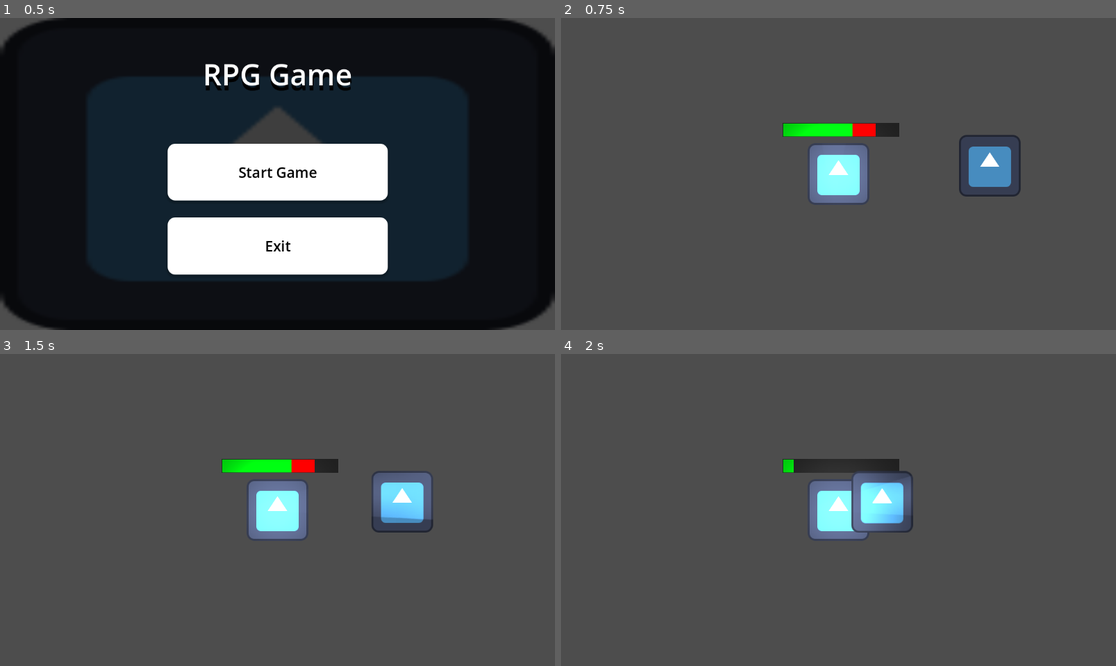
Above: before the commit, frames 1-4 (two rows, left to right).
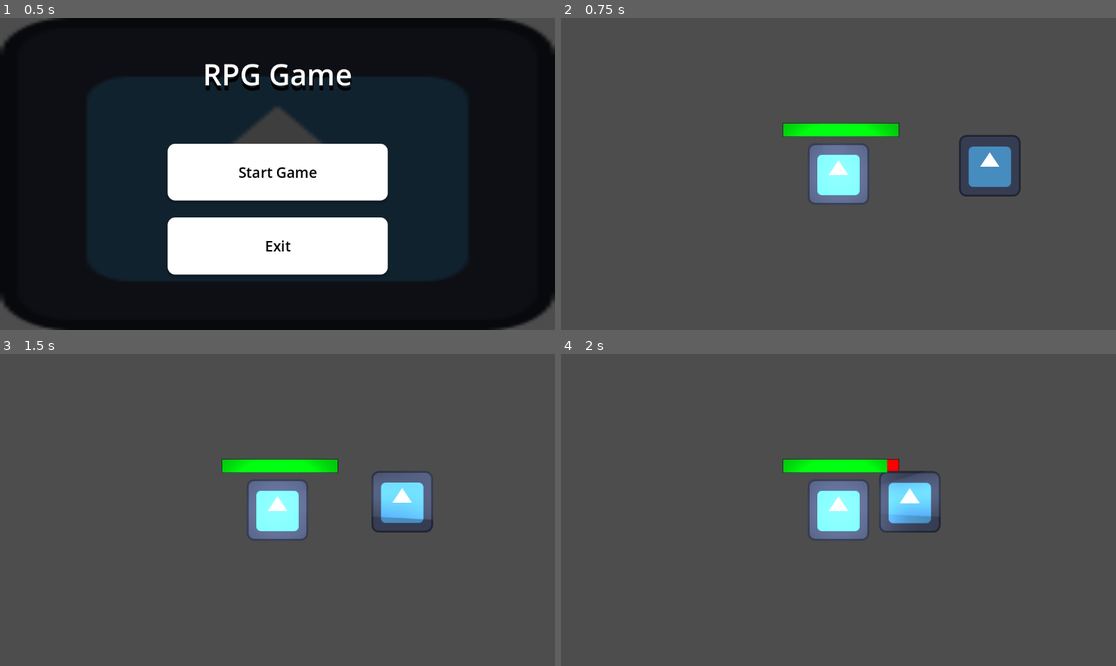
Above: after the commit, the same moments.

Repository: TDMXFFTF/RPG-GAME123
Game: Godot game, scene res://main_menu.tscn
Same seed, same stepped clock (60 frames per second), same inputs: the game is played once before the commit and once after it. The engine's default icon, where the game draws it, is replaced by a stand-in: a white triangle on a blue panel in a dark square.
Inputs (mouse positions are in pixels of both pictures, inside the frame that each line leads up to):
- Up to frame 1 (0.5 s): no input
- Up to frame 2 (0.75 s): click "Start Game" at 0.5 s
- Up to frame 3 (1.5 s): tap Enter at 1.25 s; move the mouse to (399, 494) at 1.27 s; hold D (right) from 1.28 s (still down)
- Up to frame 4 (2 s): keep holding D (right)

Frame 1 is identical in both runs. In frame 2, 0.4% of the frame differs, in the area x 52-61%, y 33-39%; in frame 3, 0.4%; in frame 4, 3.0%, in the area x 41-69%, y 33-58%.

Commit message:
fixed health bar

Diff:
--- a/new-game-project/player.gd
+++ b/new-game-project/player.gd
@@ -8,10 +8,9 @@
 var health := max_health: set = set_health
 
 func _ready() -> void:
-	pass
-	#_health_bar.max_value = max_health
-	#_health_bar.value = health
-	#_health_bar.init_health(health)
+	_health_bar.max_value = max_health
+	_health_bar.value = health
+	_health_bar.init_health(health)
 
 func _physics_process(delta: float) -> void:
 	var move_direction := Input.get_vector("left", "right", "up", "down")
--- a/new-game-project/player.tscn
+++ b/new-game-project/player.tscn
@@ -2,12 +2,13 @@
 
 [ext_resource type="Script" path="res://player.gd" id="1_yqf8w"]
 [ext_resource type="Texture2D" uid="uid://c6bafqnvnprnp" path="res://icon.svg" id="2_5llva"]
-[ext_resource type="PackedScene" path="res://health_bar.tscn" id="3_352dy"]
+[ext_resource type="PackedScene" uid="uid://bh1artwwjkggp" path="res://health_bar.tscn" id="3_352dy"]
 [ext_resource type="Script" path="res://node_2d.gd" id="3_dbr1r"]
 [ext_resource type="Texture2D" uid="uid://cmbu23hrg3pce" path="res://Tlight.png" id="3_qbhfv"]
 [ext_resource type="Texture2D" uid="uid://wqlh7tq13qi5" path="res://light (1).png" id="5_58ulv"]
 
 [sub_resource type="CircleShape2D" id="CircleShape2D_jjb6k"]
+radius = 66.2722
 
 [node name="Player" type="CharacterBody2D"]
 position = Vector2(574, 326)
Not shown: 1 places in new-game-project/game.tscn that only renumber resources
